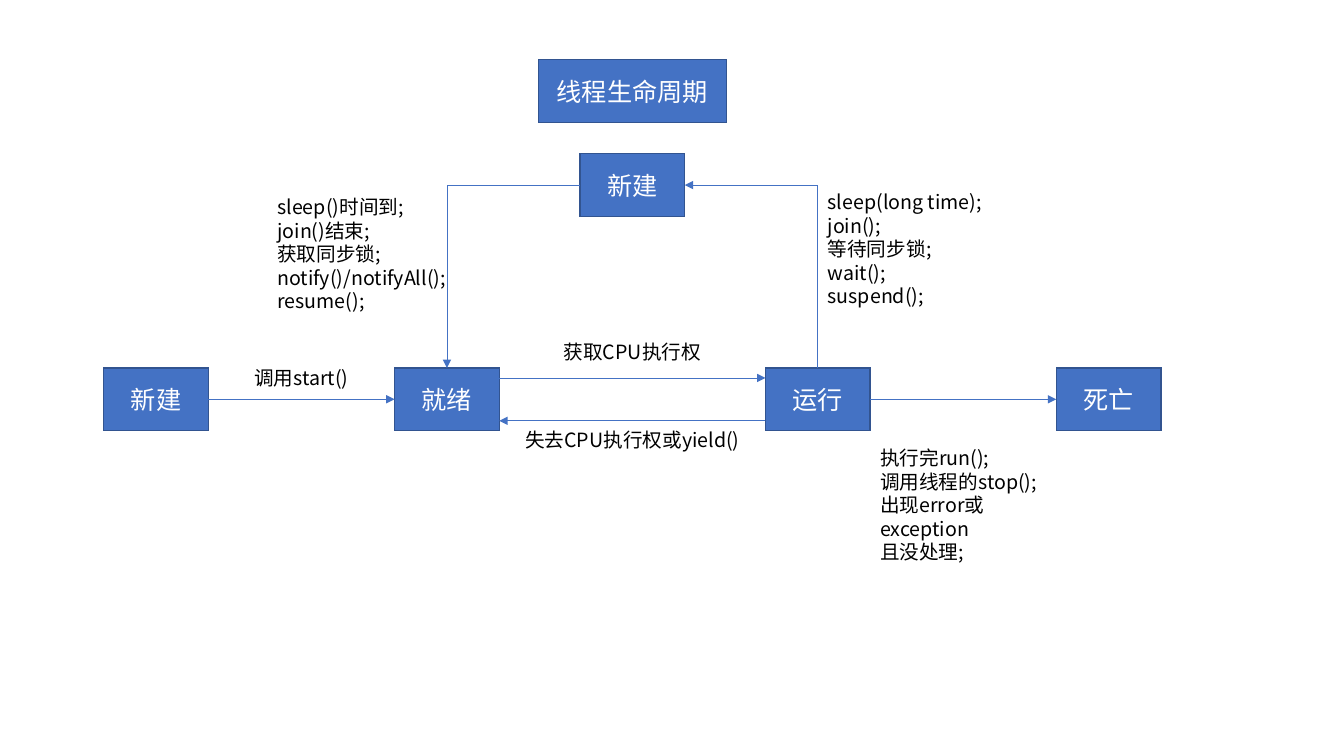
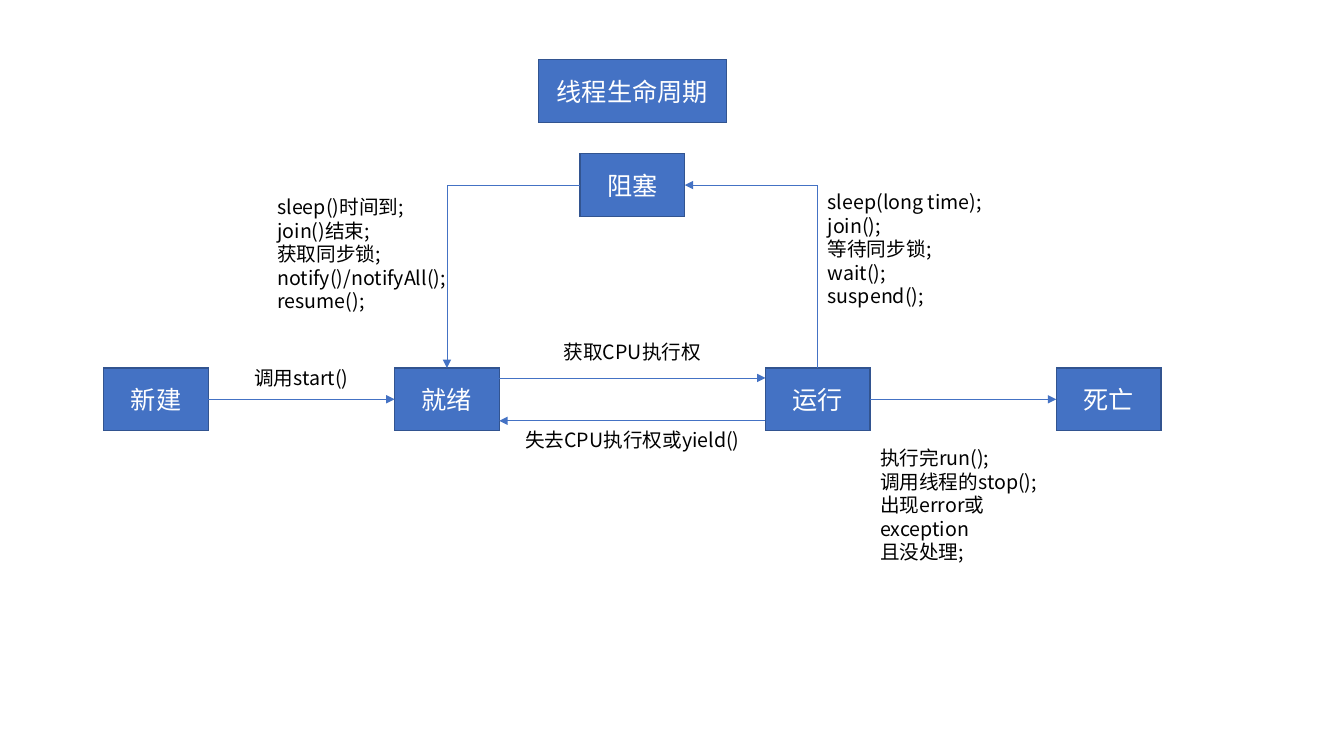
Before and after one commit to Huoql/Thread, a slide deck: slide 1 of Thread1/src/线程生命周期.pptx. Drawn at 1344x756 pixels with LibreOffice and Linux fonts; fonts in the diff are those of the drawing. Boxes give left, top, right and bottom in pixels: in the first picture for what was removed or moved away, otherwise in the second. Text is boxed around its words. In the diff, an @@ line names an element or a change of style, - is before the commit and + after.

```diff
--- a/Thread1/src/线程生命周期.pptx
+++ b/Thread1/src/线程生命周期.pptx
@@ text in rectangle at [607, 173, 657, 197]: text changed @@
-新建
+阻塞
```
Also in this commit, not shown: 33 other files.
